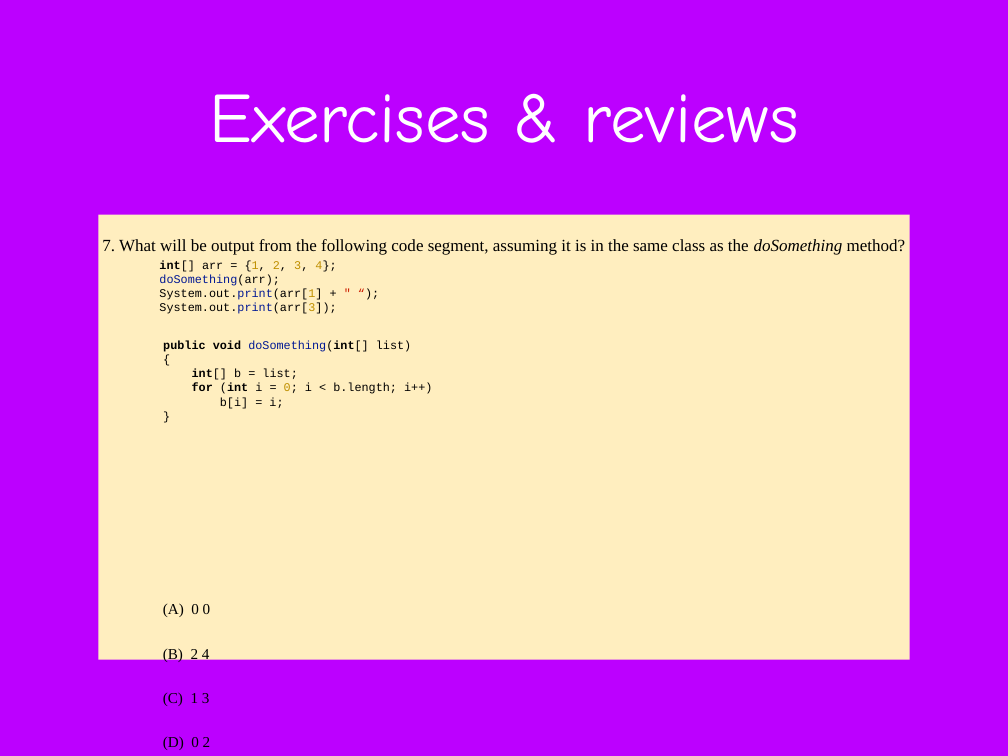
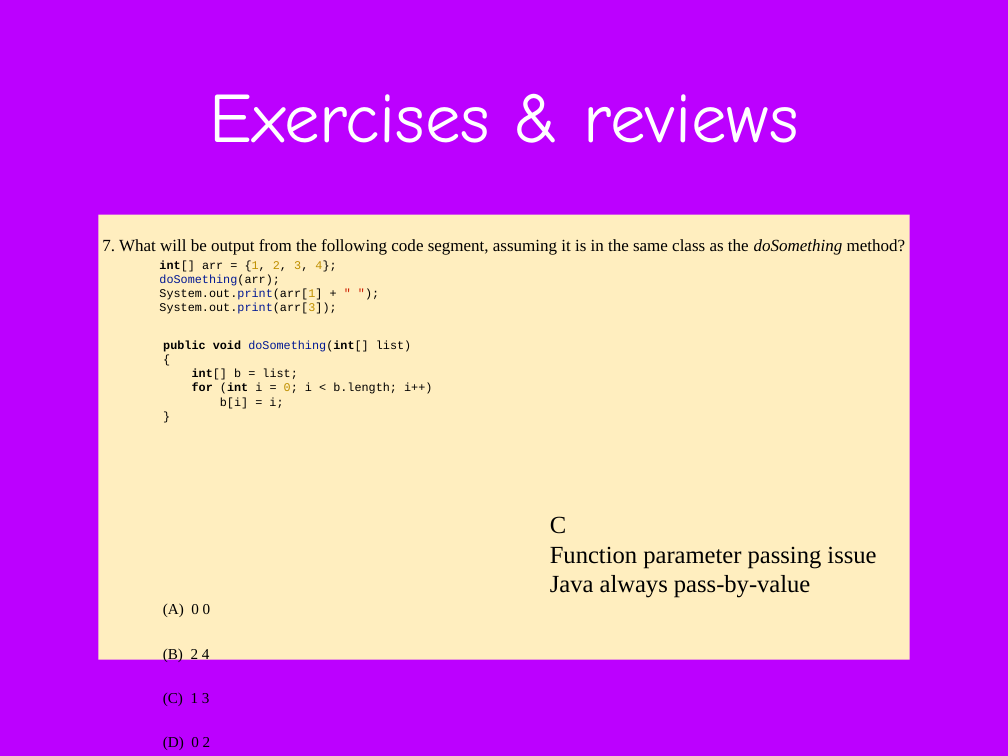
Before and after one commit to difficultcho/AP-A-2018.01.27--, a slide deck: slide 89 of AP计算机A-2018.01.27-张淼.pptx. Drawn at 1008x756 pixels with LibreOffice and Linux fonts; fonts in the diff are those of the drawing; background and template pictures are left out. Boxes give left, top, right and bottom in pixels: in the first picture for what was removed or moved away, otherwise in the second. Text is boxed around its words. In the diff, an @@ line names an element or a change of style, - is before the commit and + after.

```diff
--- a/AP计算机A-2018.01.27-张淼.pptx
+++ b/AP计算机A-2018.01.27-张淼.pptx
@@ text added at [550, 516, 876, 598], 25 pt, text #000000 @@
+C
+Function parameter passing issue
+Java always pass-by-value
```
Also in this commit, not shown: 29 other slides changed, 4 slides added.
